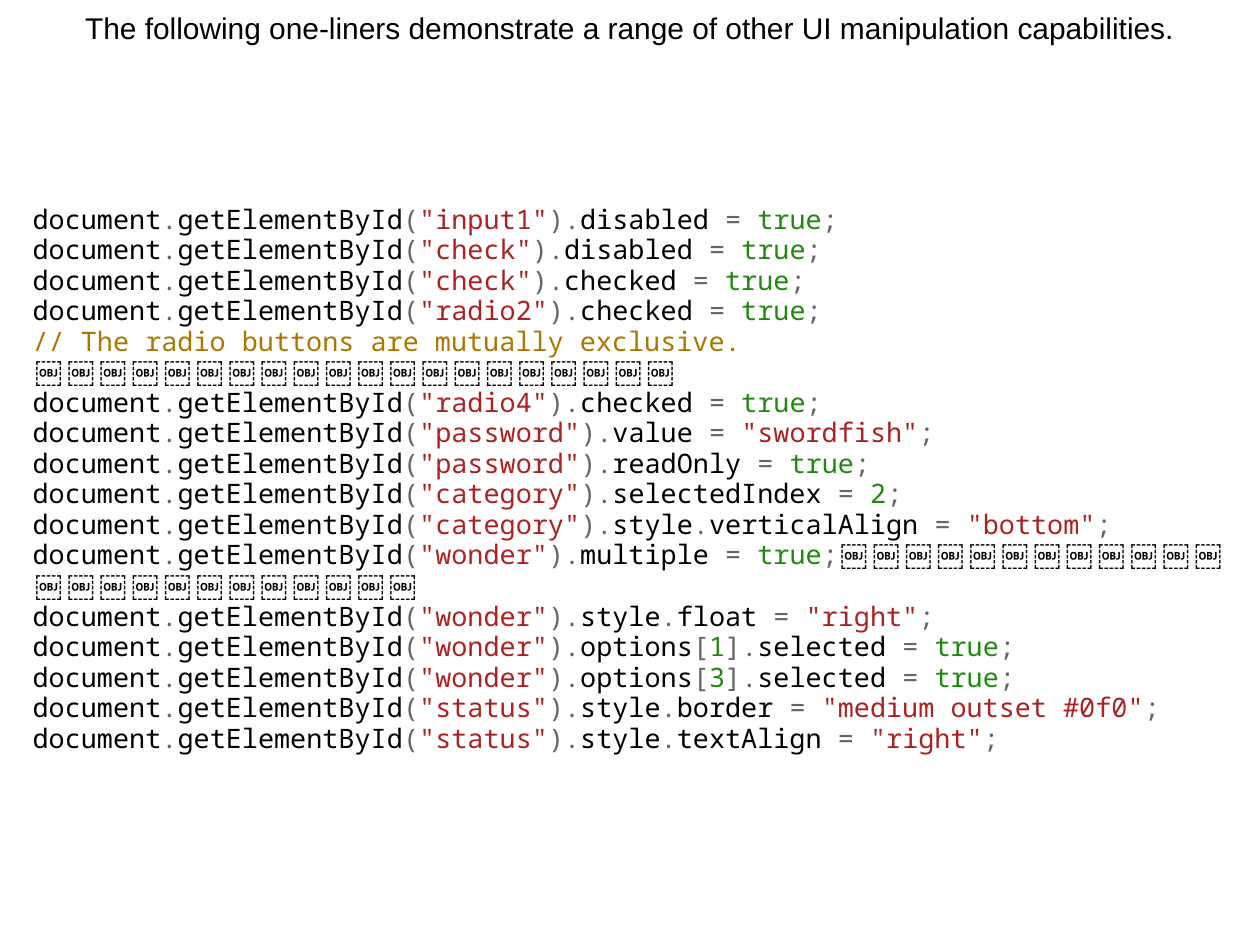
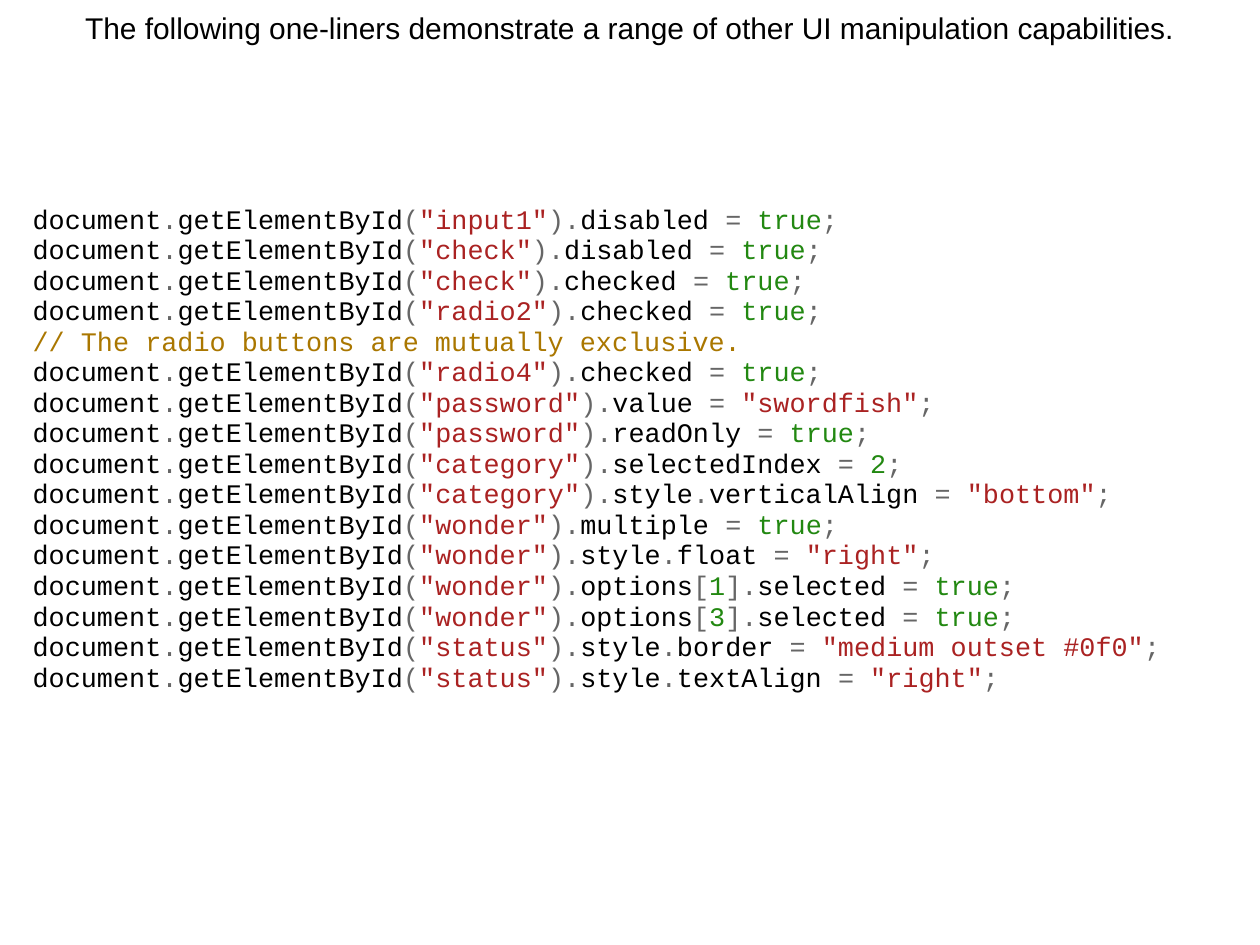
Before and after one commit to dondi/javascript-book, a slide deck: slide 21 of presentations/Chapter_6_Presentation.ppt. Drawn at 1260x945 pixels with LibreOffice and Linux fonts; fonts in the diff are those of the drawing; background and template pictures are left out. Boxes give left, top, right and bottom in pixels: in the first picture for what was removed or moved away, otherwise in the second. Text is boxed around its words. In the diff, an @@ line names an element or a change of style, - is before the commit and + after.

```diff
--- a/presentations/Chapter_6_Presentation.ppt
+++ b/presentations/Chapter_6_Presentation.ppt
@@ text at (x1=33, y1=210, x2=1160, y2=693): text changed; font Noto Sans Mono to Courier New @@
-document.getElementById("input1").disabled = true;
-document.getElementById("check").disabled = true;
-document.getElementById("check").checked = true;
-document.getElementById("radio2").checked = true;
-// The radio buttons are mutually exclusive.
-￼￼￼￼￼￼￼￼￼￼￼￼￼￼￼￼￼￼￼￼document.getElementById("radio4").checked = true;
-document.getElementById("password").value = "swordfish";
-document.getElementById("password").readOnly = true;
-document.getElementById("category").selectedIndex = 2;
-document.getElementById("category").style.verticalAlign = "bottom";
-document.getElementById("wonder").multiple = true;￼￼￼￼￼￼￼￼￼￼￼￼￼￼￼￼￼￼￼￼￼￼￼￼
-document.getElementById("wonder").style.float = "right";
-document.getElementById("wonder").options[1].selected = true;
-document.getElementById("wonder").options[3].selected = true;
-document.getElementById("status").style.border = "medium outset #0f0";
-document.getElementById("status").style.textAlign = "right";
+document.getElementById("input1").disabled = true;
+document.getElementById("check").disabled = true;
+document.getElementById("check").checked = true;
+document.getElementById("radio2").checked = true;
+// The radio buttons are mutually exclusive.
+document.getElementById("radio4").checked = true;
+document.getElementById("password").value = "swordfish";
+document.getElementById("password").readOnly = true;
+document.getElementById("category").selectedIndex = 2;
+document.getElementById("category").style.verticalAlign = "bottom";
+document.getElementById("wonder").multiple = true;
+document.getElementById("wonder").style.float = "right";
+document.getElementById("wonder").options[1].selected = true;
+document.getElementById("wonder").options[3].selected = true;
+document.getElementById("status").style.border = "medium outset #0f0";
+document.getElementById("status").style.textAlign = "right";
```
Also in this commit, not shown: 15 other slides changed.
